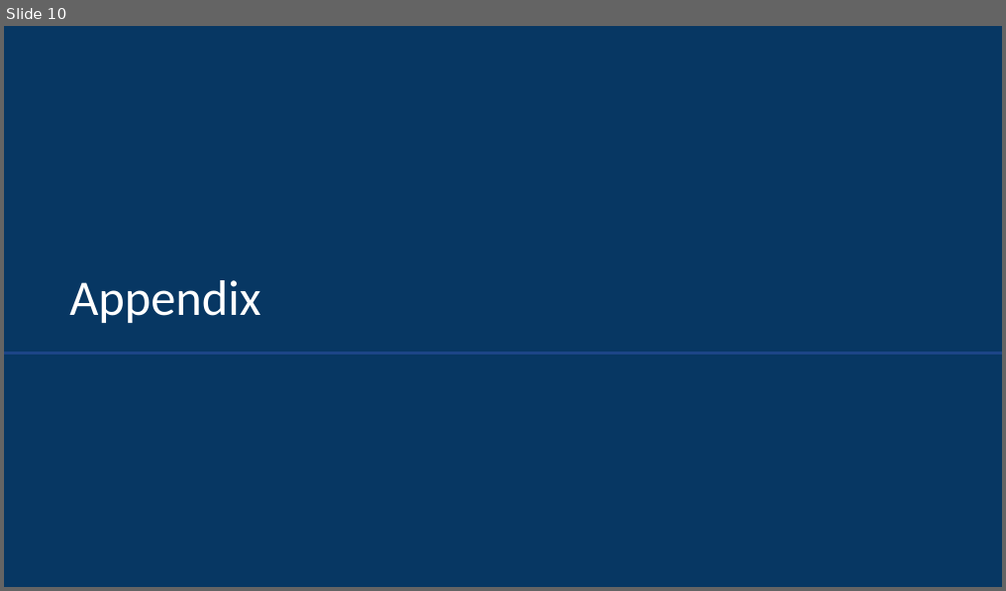
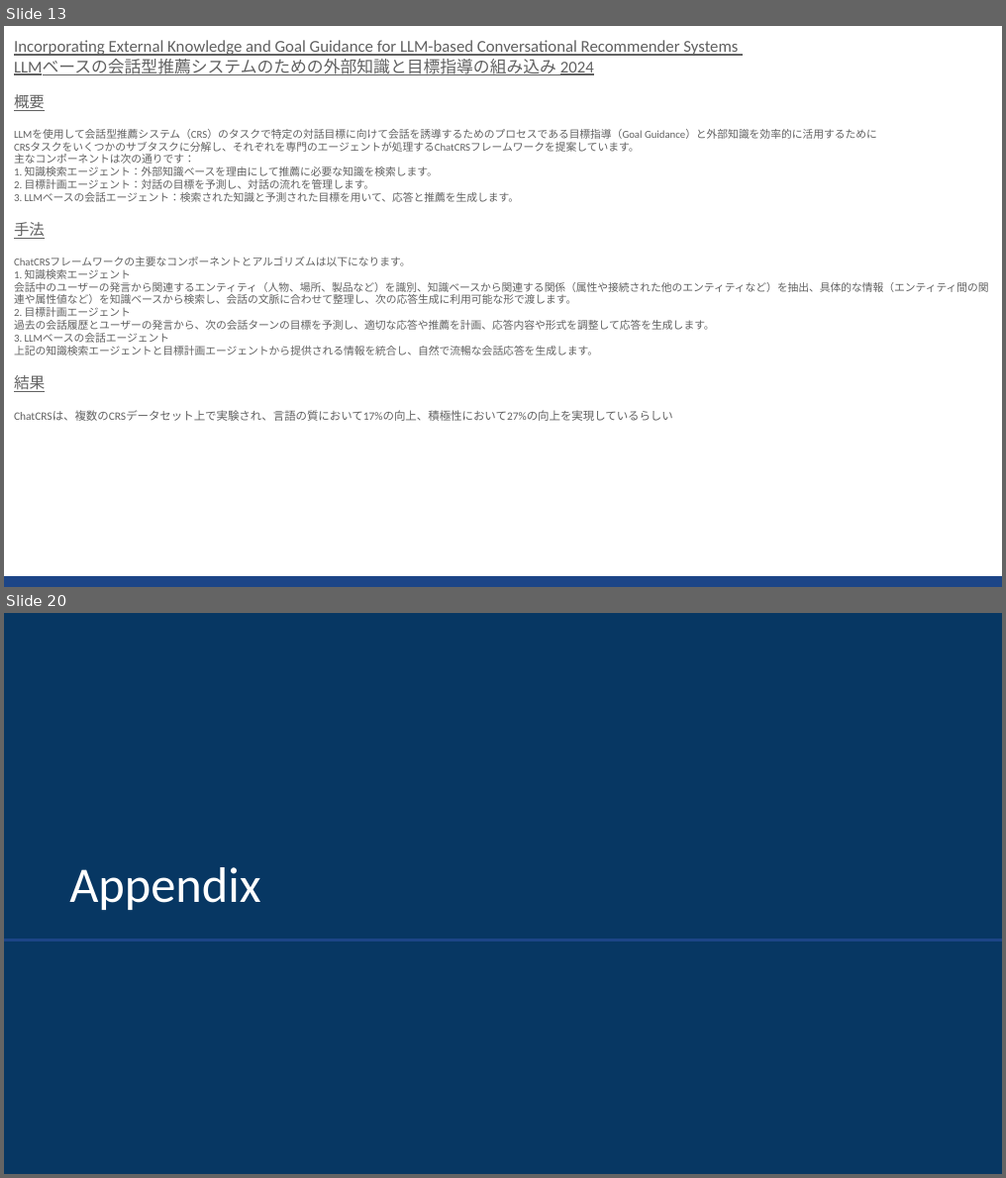
Before and after one commit to sekihan02/code_sundbox, a slide deck: 2024_LLM論文要約_5.pptx. Shown one above the other, each under a label of ours: slide 10 before the commit, slides 13 and 20 after it; the slides between them are not shown. The pictures are 1006x591 and 1006x1178 pixels, drawn with LibreOffice and Linux fonts; fonts in the diff are those of the drawing. Boxes give left, top, right and bottom in pixels: in the first picture for what was removed or moved away, otherwise in the second. Text is boxed around its words. In the diff, an @@ line names an element or a change of style, - is before the commit and + after.

```diff
--- a/2024_LLM論文要約_5.pptx
+++ b/2024_LLM論文要約_5.pptx
@@ slide 13 added at (4, 26, 1002, 587), background #FFFFFF @@
@@ text added at (14, 40, 989, 421), 7.6 pt, text #616161 @@
+Incorporating External Knowledge and Goal Guidance for LLM-based Conversational Recommender Systems
+LLMベースの会話型推薦システムのための外部知識と目標指導の組み込み 2024
+概要
+LLMを使用して会話型推薦システム（CRS）のタスクで特定の対話目標に向けて会話を誘導するためのプロセスである目標指導（Goal Guidance）と外部知識を効率的に活用するために
+CRSタスクをいくつかのサブタスクに分解し、それぞれを専門のエージェントが処理するChatCRSフレームワークを提案しています。
+主なコンポーネントは次の通りです：
+1. 知識検索エージェント：外部知識ベースを理由にして推薦に必要な知識を検索します。
+2. 目標計画エージェント：対話の目標を予測し、対話の流れを管理します。
+3. LLMベースの会話エージェント：検索された知識と予測された目標を用いて、応答と推薦を生成します。
+手法
+ChatCRSフレームワークの主要なコンポーネントとアルゴリズムは以下になります。
+1. 知識検索エージェント
+会話中のユーザーの発言から関連するエンティティ（人物、場所、製品など）を識別、知識ベースから関連する関係（属性や接続された他のエンティティなど）を抽出、具体的な情報（エンティティ間の関連や属性値など）を知識ベースから検索し、会話の文脈に合わせて整理し、次の応答生成に利用可能な形で渡します。
+2. 目標計画エージェント
+過去の会話履歴とユーザーの発言から、次の会話ターンの目標を予測し、適切な応答や推薦を計画、応答内容や形式を調整して応答を生成します。
+3. LLMベースの会話エージェント
+上記の知識検索エージェントと目標計画エージェントから提供される情報を統合し、自然で流暢な会話応答を生成します。
+結果
+ChatCRSは、複数のCRSデータセット上で実験され、言語の質において17%の向上、積極性において27%の向上を実現しているらしい
@@ rectangle added at (4, 576, 1002, 587), fill #1C4587 @@
@@ what was slide 10 is now slide 20 @@
```
Also in this commit, not shown: 3 slides changed, 9 other slides added, 1 other file.
